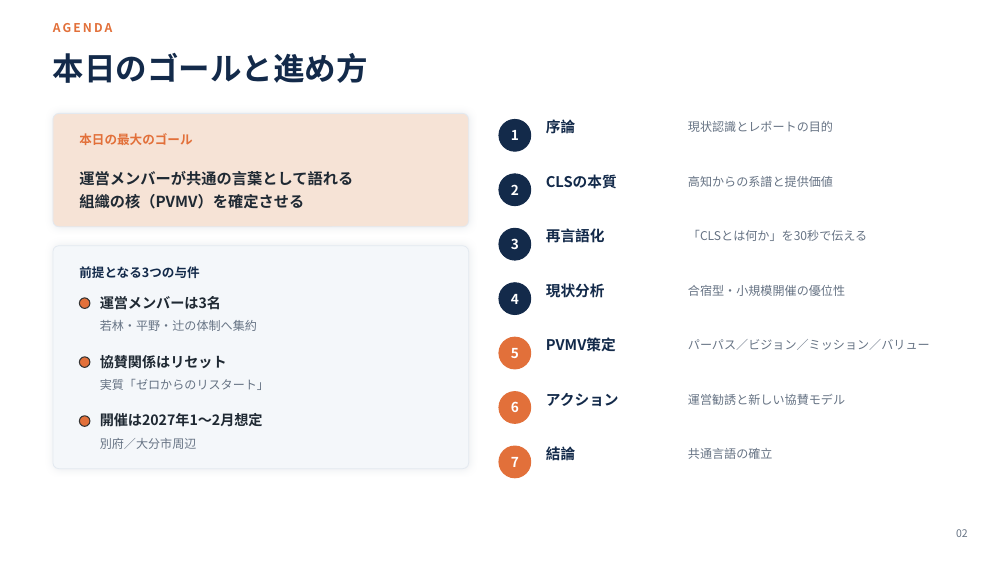
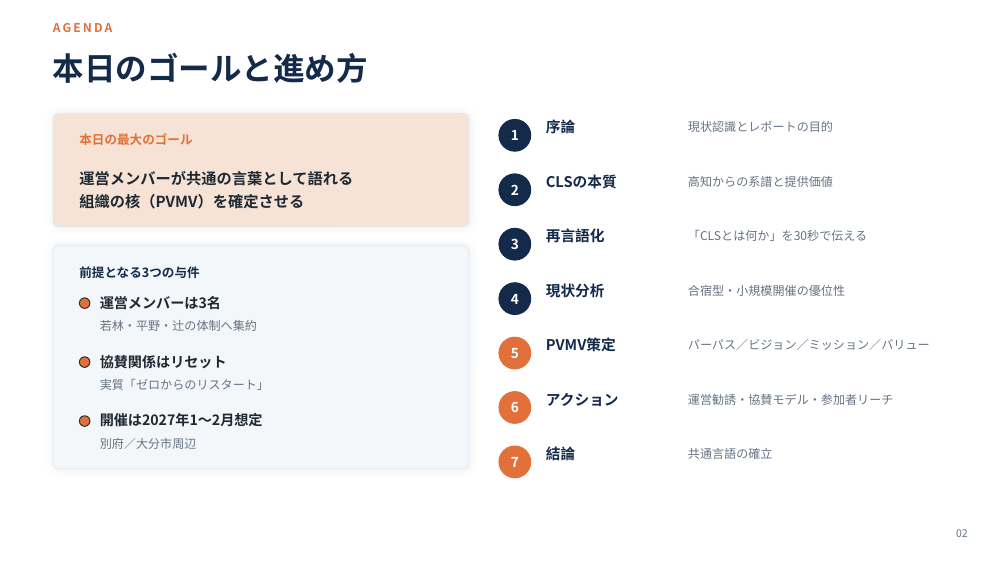
Before and after one commit to RyoWakabayashi/cls-beppu, a slide deck: slide 2 of docs/meetings/20260816/CLS別府第2回企画立案.pptx. Drawn at 1008x567 pixels with LibreOffice and Linux fonts; fonts in the diff are those of the drawing. Boxes give left, top, right and bottom in pixels: in the first picture for what was removed or moved away, otherwise in the second. Text is boxed around its words. In the diff, an @@ line names an element or a change of style, - is before the commit and + after.

```diff
--- a/docs/meetings/20260816/CLS別府第2回企画立案.pptx
+++ b/docs/meetings/20260816/CLS別府第2回企画立案.pptx
@@ text at (688,394,894,405): text changed @@
-運営勧誘と新しい協賛モデル
+運営勧誘・協賛モデル・参加者リーチ
```
Also in this commit, not shown: 2 other slides changed, 1 slide added, 2 other files.
